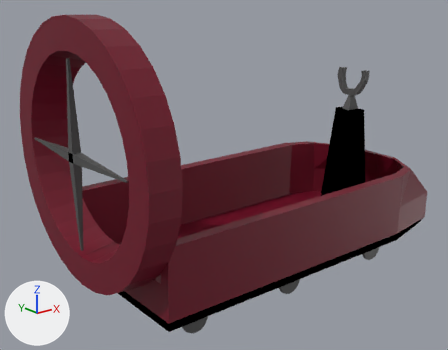
A saved change to the Blender file Programa/Blender/Vehiculo_ventilador.blend.
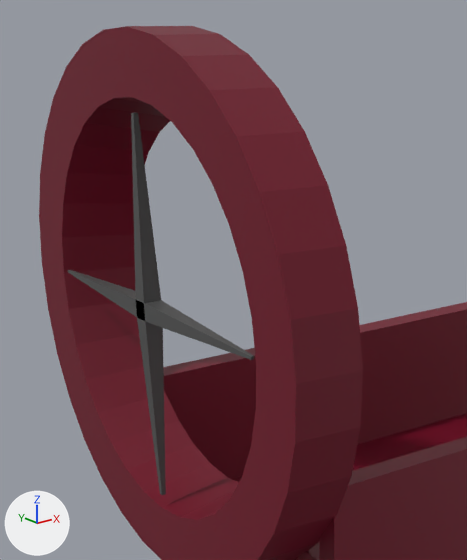
There are two pictures of each version: one whole from a camera (50 mm lens) standing at (-13.29, -12.32, 3.69) and looking at (-2.78, 0.82, -1.57), one close up on the part from 0% to 53% of the width and 0% to 81% of the height. The lights are fixed; the arrows at lower left show +X, +Y and +Z.
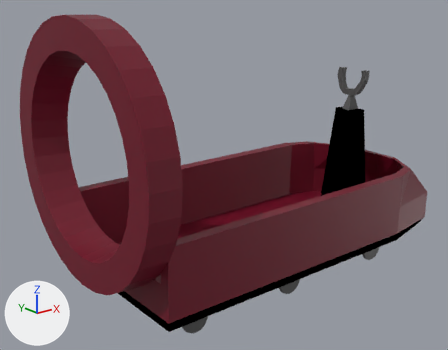
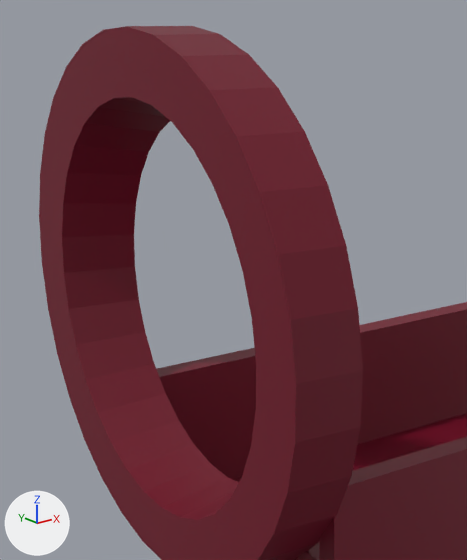
Location of each change, (x1, y1, x2, y2) in pixels of the close-ups (467 x 560 px):
part 1 of me_cube_001, deleted: before (68, 113, 254, 495)

The change, as a list of edits to the scene's bpy script:
```text
Change me_cube_001:
    where me_cube_001.from_pydata(...)  # 976 vertices, 632 faces; spans x -84.7..26.9, y -24.8..36.7, z -4.6..63.3
    used by ob_cube; location = (1.24, -0.19, -3.55); scale = (0.103, 0.103, 0.103)
    me_cube_001 part 1: the loose piece of 24 vertices spanning x -84.7..-82.6, y -16.4..28.5, z 10.6..54.4 is deleted
```
